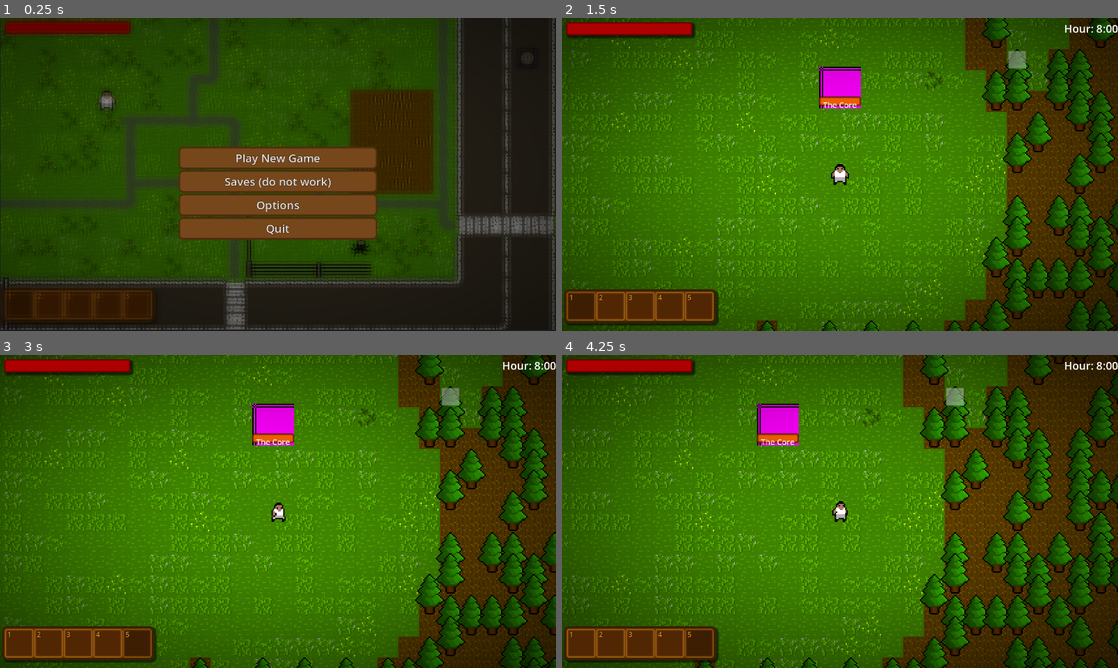
Above: before the commit, frames 1-4 (two rows, left to right).
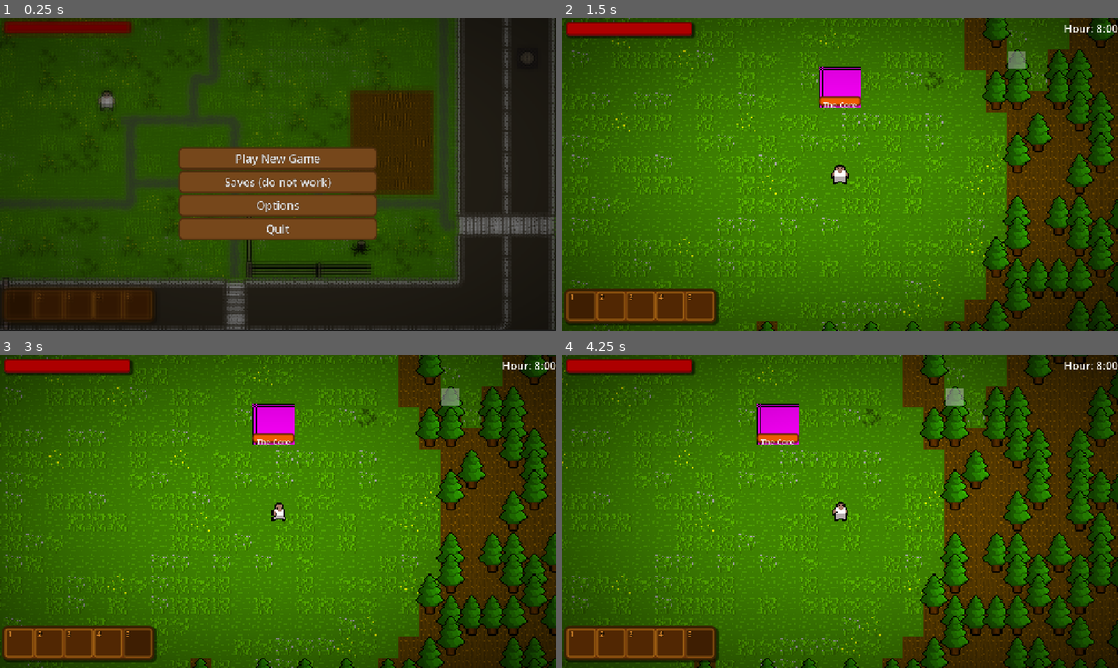
Above: after the commit, the same moments.

Repository: Lucasc0-Git/The-Gunsmith-Survivor
Game: Godot game, scene res://Scenes/StartScene.tscn
The game is run twice, just before and just after one commit, with the same random seed, the same clock (stepped at 60 frames per second) and the same inputs.
Inputs (mouse positions are in pixels of both pictures, inside the frame that each line leads up to):
- Up to frame 1 (0.25 s): no input
- Up to frame 2 (1.5 s): click "Play New Game" at 0.5 s; tap Enter at 1.25 s; drag from (578, 305) to (1017, 58) at 1.27 s
- Up to frame 3 (3 s): tap Space at 2 s; drag from (50, 642) to (455, 395) at 2.02 s; tap Enter at 2.75 s; move the mouse to (77, 642) at 2.77 s; hold D (move_right) from 2.78 s (still down); hold Mouse wheel up (prev_weapon) from 2.78 s (still down); click (77, 642) at 2.92 s
- Up to frame 4 (4.25 s): release D (move_right) at 3.5 s; release Mouse wheel up (prev_weapon) at 3.5 s; drag from (667, 642) to (795, 423) at 3.52 s

The runs differ from the first frame. In frame 1, 2.9% of the frame differs, in the area x 0-100%, y 0-100%; in frame 2, 6.7%; in frame 3, 7.7%; in frame 4, 7.6%.

Commit message:
Fixed multiple bugs + prepared for crafting

Diff:
--- a/Godot-Project-Files/Scenes/TheCore.tscn
+++ b/Godot-Project-Files/Scenes/TheCore.tscn
@@ -75,3 +75,6 @@
 scale = Vector2(0.3, 0.3)
 theme_override_font_sizes/font_size = 20
 text = "The Core"
+
+[connection signal="body_entered" from="CraftingArea" to="." method="_on_crafting_area_body_entered"]
+[connection signal="body_exited" from="CraftingArea" to="." method="_on_crafting_area_body_exited"]
--- a/Godot-Project-Files/Scenes/hud.tscn
+++ b/Godot-Project-Files/Scenes/hud.tscn
@@ -61,10 +61,15 @@
 grow_vertical = 2
 
 [node name="Inventory" type="Control" parent="InventoryUI" unique_id=1444851400]
+custom_minimum_size = Vector2(346, 500)
 layout_mode = 1
-anchors_preset = 0
-offset_right = 40.0
-offset_bottom = 40.0
+anchors_preset = 8
+anchor_left = 0.5
+anchor_top = 0.5
+anchor_right = 0.5
+anchor_bottom = 0.5
+grow_horizontal = 2
+grow_vertical = 2
 script = ExtResource("5_5ep0j")
 slot_scene = ExtResource("2_8jye8")
 
@@ -76,10 +81,10 @@
 anchor_top = 0.5
 anchor_right = 0.5
 anchor_bottom = 0.5
-offset_left = 447.0
-offset_top = 90.0
-offset_right = 793.0
-offset_bottom = 590.0
+offset_left = -173.0
+offset_top = -250.0
+offset_right = 173.0
+offset_bottom = 250.0
 grow_horizontal = 2
 grow_vertical = 2
 theme = ExtResource("6_36asn")
@@ -129,6 +134,17 @@
 layout_mode = 2
 columns = 5
 
+[node name="BasicCrafting" type="Control" parent="InventoryUI" unique_id=1809355824]
+custom_minimum_size = Vector2(74, 500)
+layout_mode = 1
+anchors_preset = 4
+anchor_top = 0.5
+anchor_bottom = 0.5
+offset_top = -20.0
+offset_right = 40.0
+offset_bottom = 20.0
+grow_vertical = 2
+
 [node name="Tooltip" type="RichTextLabel" parent="." unique_id=107183822]
 visible = false
 custom_minimum_size = Vector2(350, 30)
--- a/Godot-Project-Files/Scripts/EnemyWonder.gd
+++ b/Godot-Project-Files/Scripts/EnemyWonder.gd
@@ -9,6 +9,10 @@
 	wonder_timer.timeout.connect(_on_wonder_timer_timeout)
 
 func enter() -> void:
+	if not wonder_timer.is_inside_tree():
+		add_child(wonder_timer)
+		if not wonder_timer.timeout.is_connected(_on_wonder_timer_timeout):
+			wonder_timer.timeout.connect(_on_wonder_timer_timeout)
 	wonder_timer.start(1.5)
 
 func exit() -> void:
--- a/Godot-Project-Files/Scripts/the_core.gd
+++ b/Godot-Project-Files/Scripts/the_core.gd
@@ -5,6 +5,8 @@
 
 @export var max_health: float = 500
 
+signal player_entered_crafting_area()
+signal player_exited_crafting_area()
 signal core_health_changed(health: float)
 
 var main: Main
@@ -25,3 +27,11 @@
 func take_damage(amount: float) -> void:
 	print("thecore was damaged")
 	health -= amount
+
+func _on_crafting_area_body_entered(body: Node2D) -> void:
+	if body is Player:
+		player_entered_crafting_area.emit()
+
+func _on_crafting_area_body_exited(body: Node2D) -> void:
+	if body is Player:
+		player_exited_crafting_area.emit()
--- a/Godot-Project-Files/project.godot
+++ b/Godot-Project-Files/project.godot
@@ -15,7 +15,7 @@
 [application]
 
 config/name="The Gunsmith Survivor"
-config/version="alpha 0.0.1"
+config/version="0.0.1-alpha"
 run/main_scene="uid://3jm5jtqlvjfv"
 config/features=PackedStringArray("4.6", "Mobile")
 run/max_fps=75
@@ -38,7 +38,6 @@
 window/size/viewport_width=1280
 window/size/viewport_height=720
 window/stretch/mode="canvas_items"
-window/stretch/scale_mode="integer"
 
 [file_customization]
 
